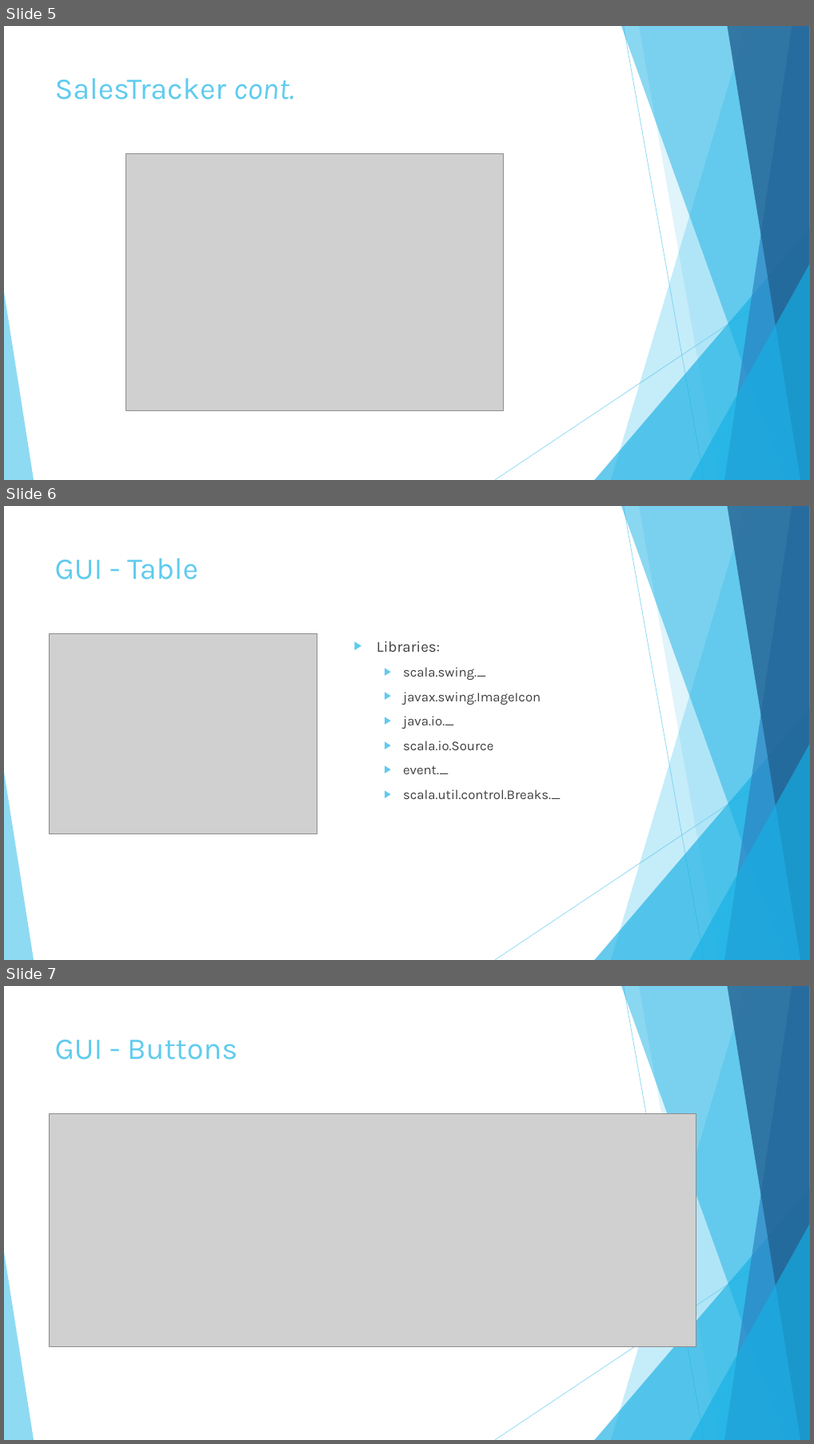
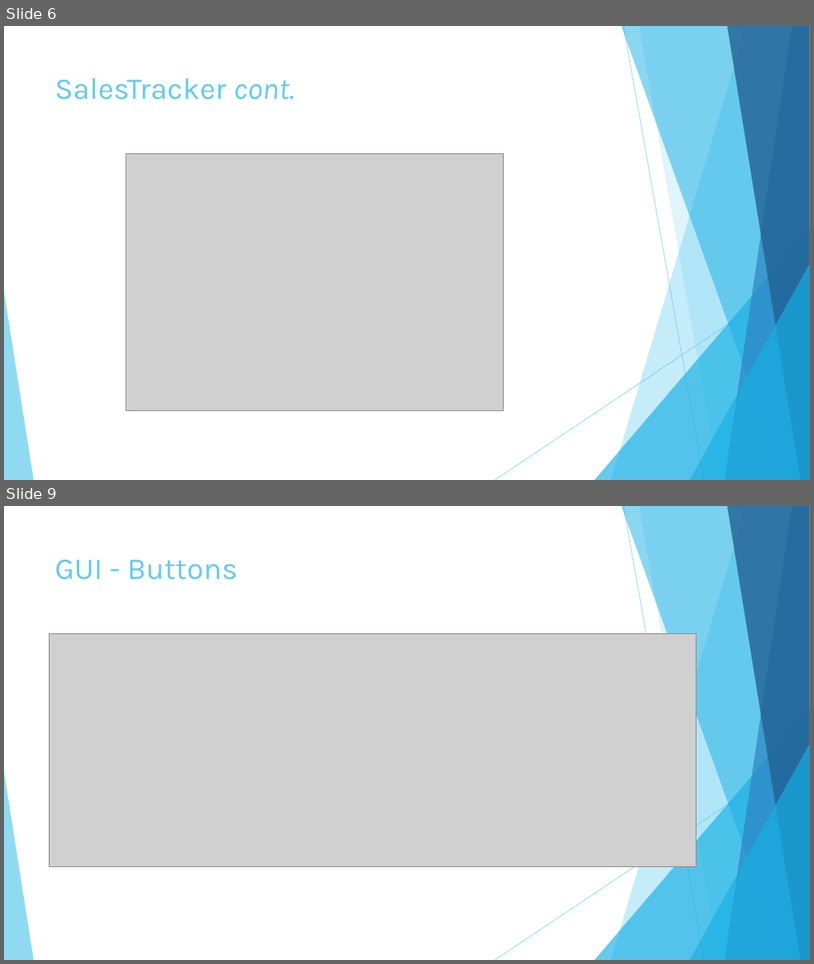
Before and after one commit to bangumi4346/p0, a slide deck: presentation.pptx. Shown one above the other, each under a label of ours: slides 5, 6 and 7 before the commit, slides 6 and 9 after it; the slides between them are not shown. The pictures are 814x1444 and 814x964 pixels, drawn with LibreOffice and Linux fonts; fonts in the diff are those of the drawing; grey boxes stand for pictures. Boxes give left, top, right and bottom in pixels: in the first picture for what was removed or moved away, otherwise in the second. Text is boxed around its words. In the diff, an @@ line names an element or a change of style, - is before the commit and + after.

```diff
--- a/presentation.pptx
+++ b/presentation.pptx
@@ slide 6 removed at (4, 506, 810, 960), background #FFFFFF; not listed: 10 template elements that a slide beside it also shows @@
@@ title removed at (55, 558, 198, 580) @@
-GUI - Table
@@ picture removed at (49, 634, 318, 834) @@
@@ text removed at (377, 641, 561, 799) @@
-▶ Libraries:
-  ▶ scala.swing._
-  ▶ javax.swing.ImageIcon
-  ▶ java.io._
-  ▶ scala.io.Source
-  ▶ event._
-  ▶ scala.util.control.Breaks._
@@ what was slide 5 is now slide 6 @@
@@ what was slide 7 is now slide 9 @@
```
Also in this commit, not shown: 2 slides changed, 3 slides added, 3 other files.
